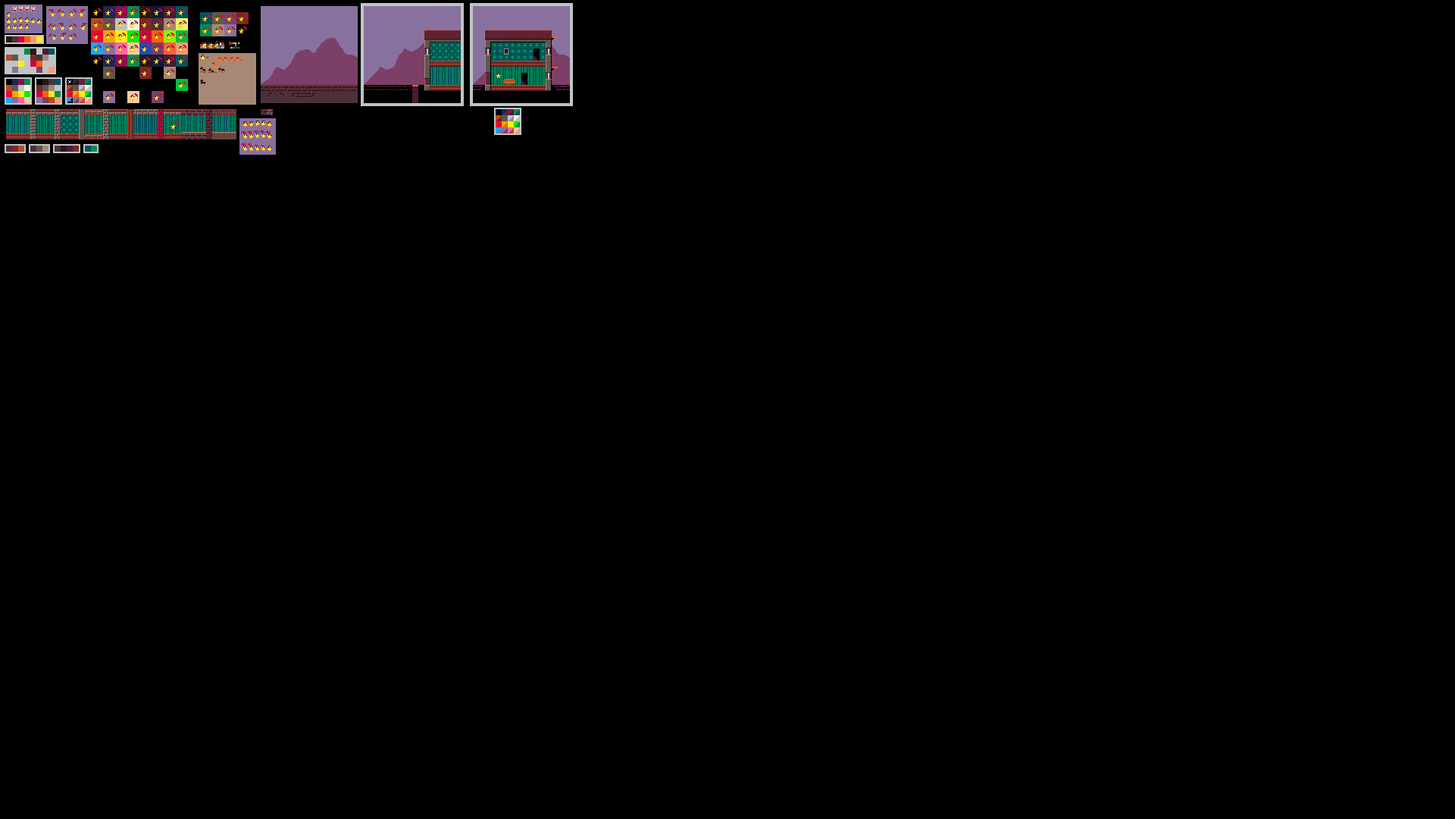
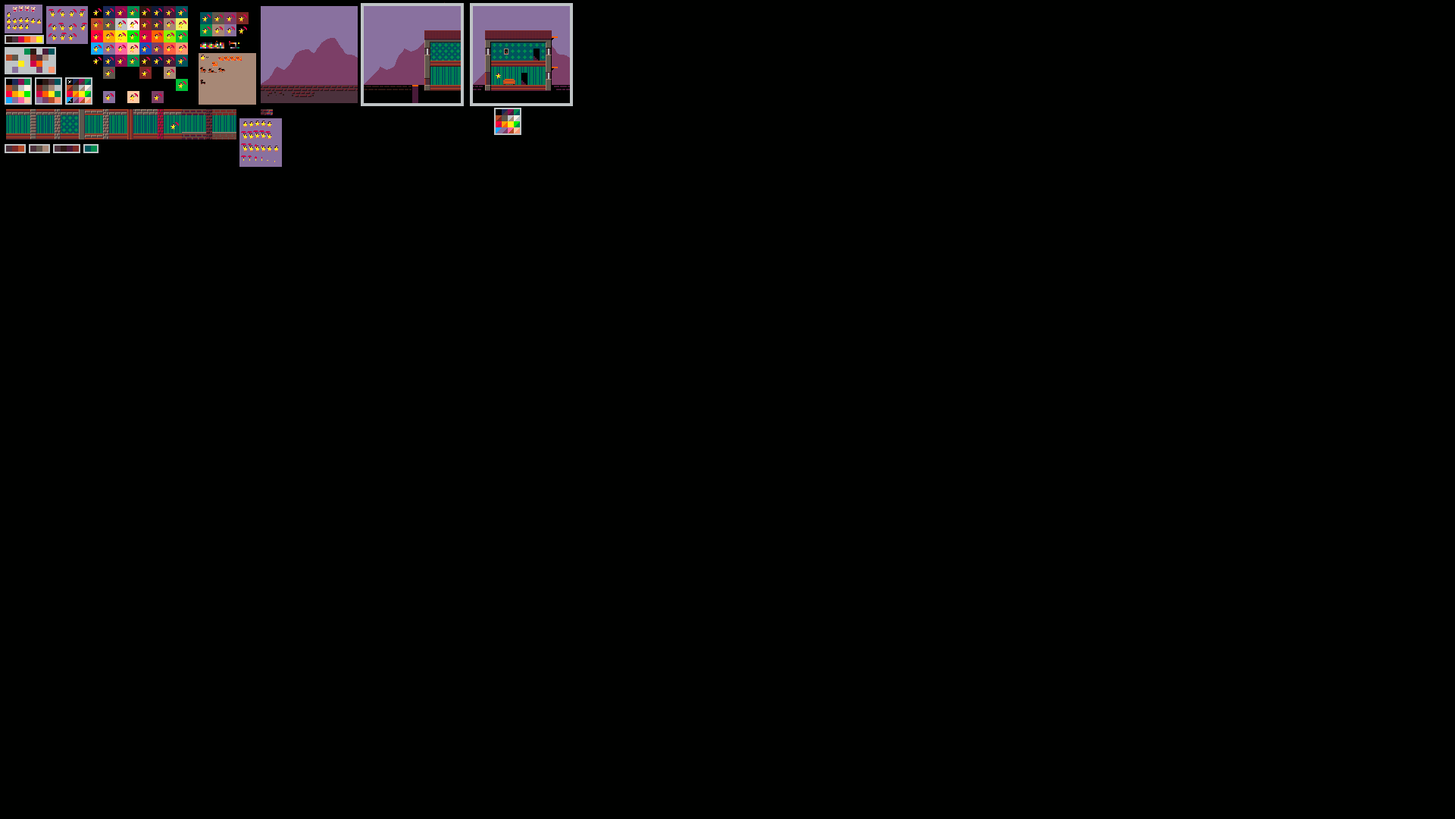
Before/after of a 1455×819 layered artwork. What changed in the layer stack:
painted on "Background" over (239, 118, 282, 167)
